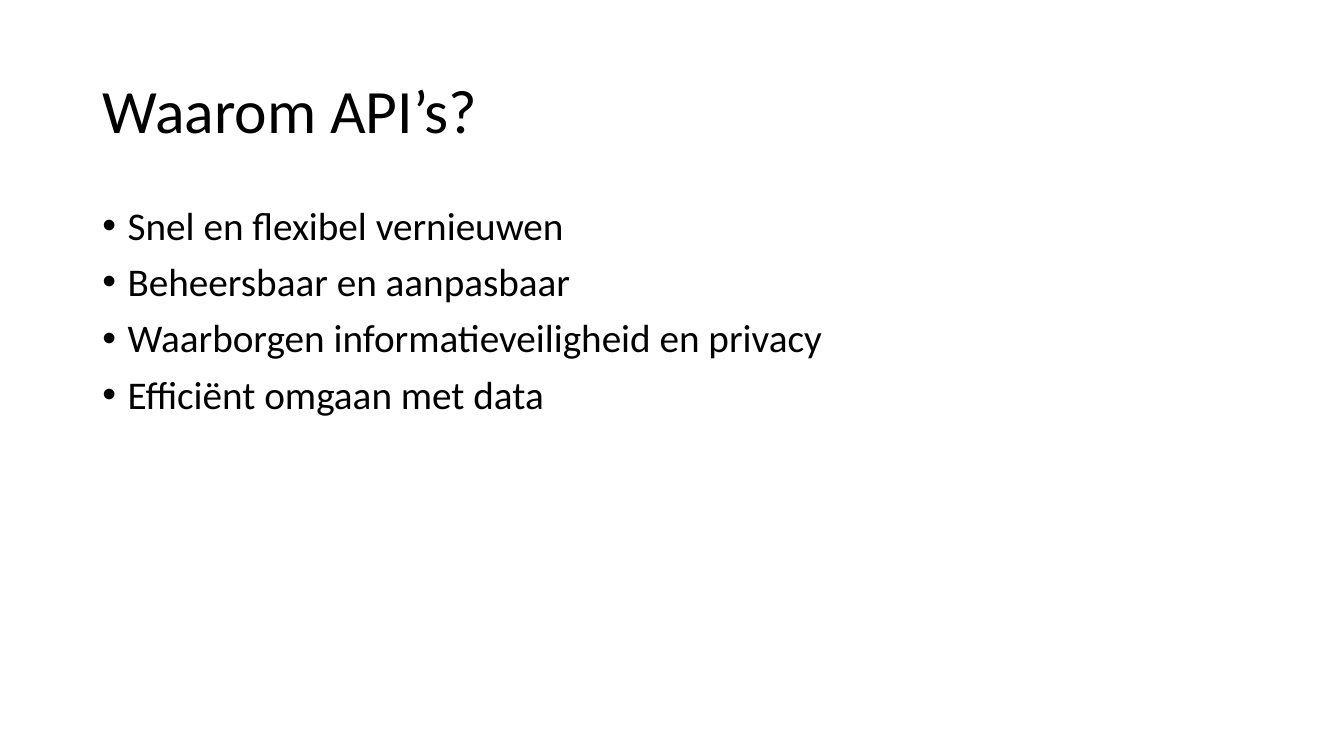
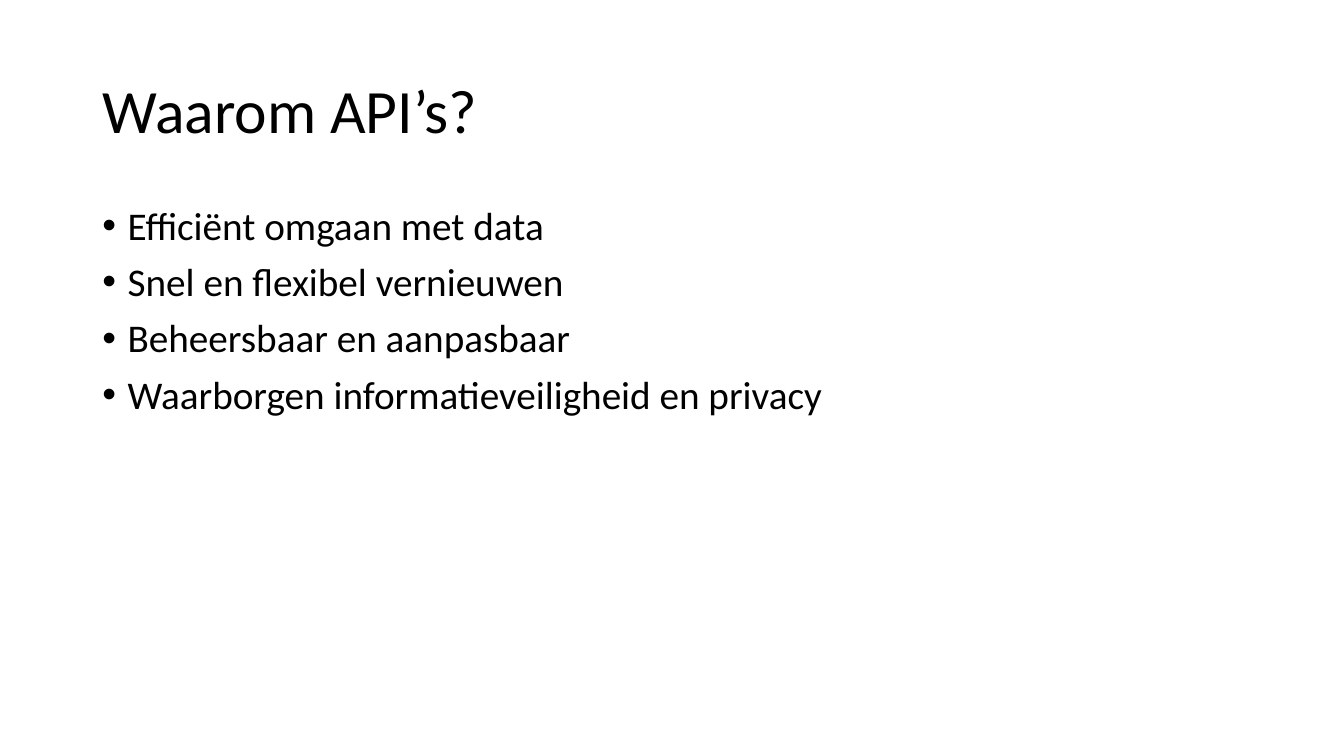
Before and after one commit to FrieseWoudloper/web-api-workshop, a slide deck: slide 10 of slides/Presentatie Web API's.pptx. Drawn at 1344x756 pixels with LibreOffice and Linux fonts; fonts in the diff are those of the drawing. Boxes give left, top, right and bottom in pixels: in the first picture for what was removed or moved away, otherwise in the second. Text is boxed around its words. In the diff, an @@ line names an element or a change of style, - is before the commit and + after.

```diff
--- a/slides/Presentatie Web API's.pptx
+++ b/slides/Presentatie Web API's.pptx
@@ text at (x1=128, y1=212, x2=543, y2=247): paragraph added @@
+• Efficiënt omgaan met data
@@ text at (x1=128, y1=381, x2=543, y2=416): paragraph removed @@
-• Efficiënt omgaan met data
```
Also in this commit, not shown: 6 other slides changed, 1 slide added, 1 other file.
